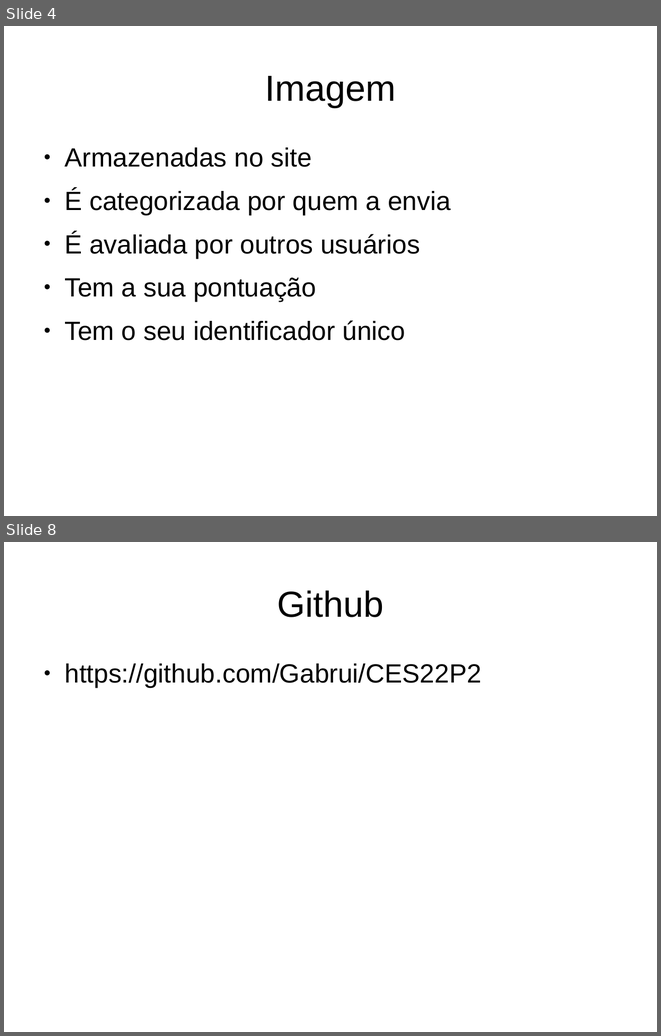
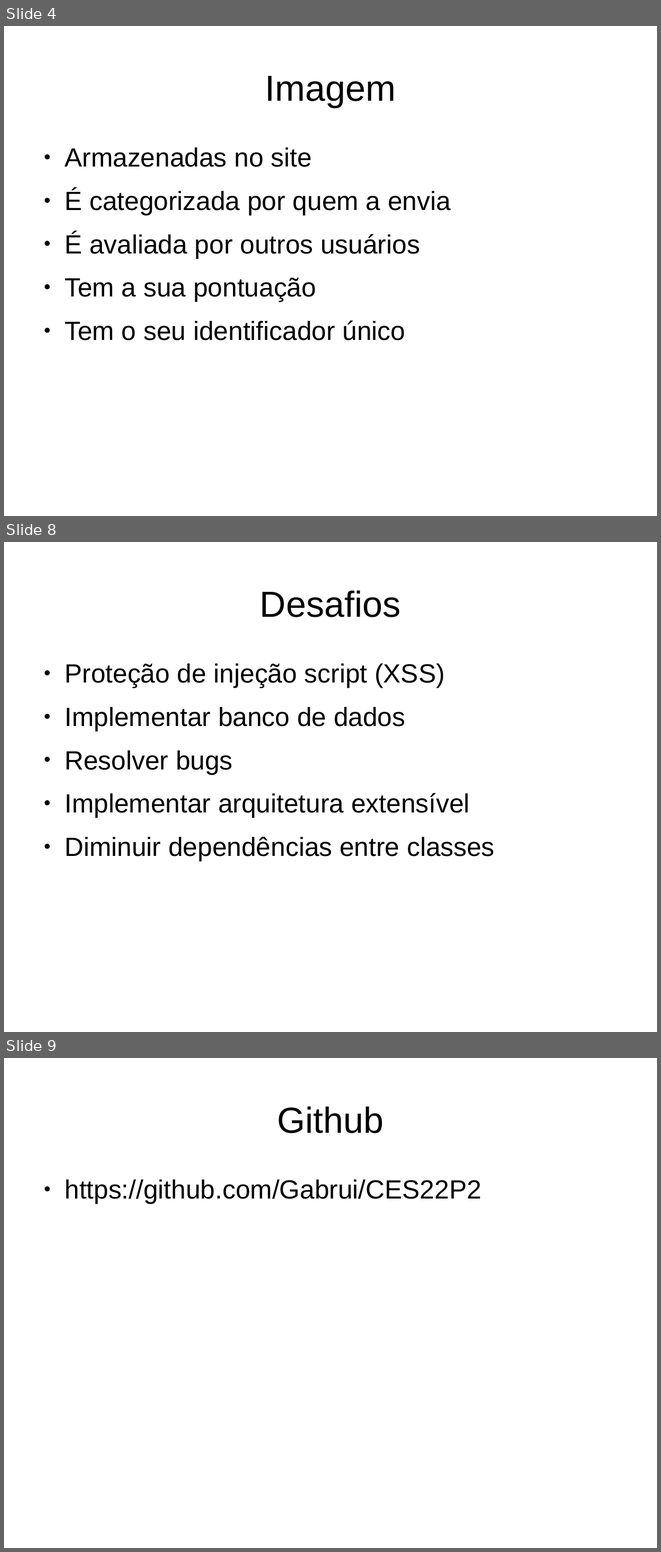
Before and after one commit to Gabrui/CES22P2, a slide deck: Docs/Apresentações/Inicial.odp. Shown one above the other, each under a label of ours: slides 4 and 8 before the commit, slides 4, 8 and 9 after it; the slides between them are not shown. The pictures are 661x1036 and 661x1552 pixels, drawn with LibreOffice and Linux fonts; fonts in the diff are those of the drawing. Boxes give left, top, right and bottom in pixels: in the first picture for what was removed or moved away, otherwise in the second. Text is boxed around its words. In the diff, an @@ line names an element or a change of style, - is before the commit and + after.

```diff
--- a/Docs/Apresentações/Inicial.odp
+++ b/Docs/Apresentações/Inicial.odp
@@ slide 8 added at (4,542,657,1032), background #FFFFFF @@
@@ title added at (260,590,401,617), 44 pt, text #000000 @@
+Desafios
@@ text added at (64,663,495,861), 32 pt, text #000000 @@
+● Proteção de injeção script (XSS)
+● Implementar banco de dados
+● Resolver bugs
+● Implementar arquitetura extensível
+● Diminuir dependências entre classes
@@ what was slide 8 is now slide 9 @@
```
Also in this commit, not shown: 3 other slides added, 3 slides removed, 2 other files.
